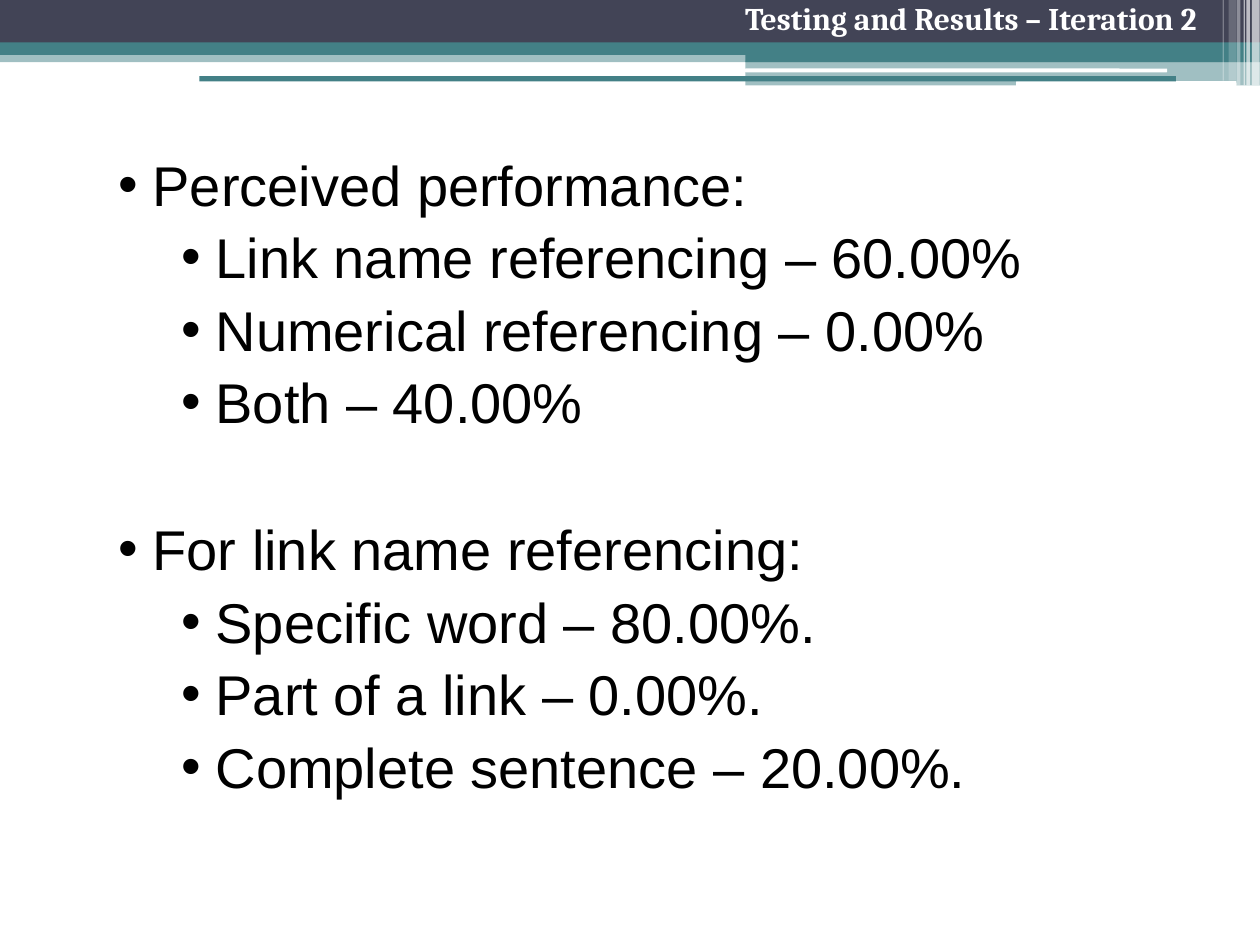
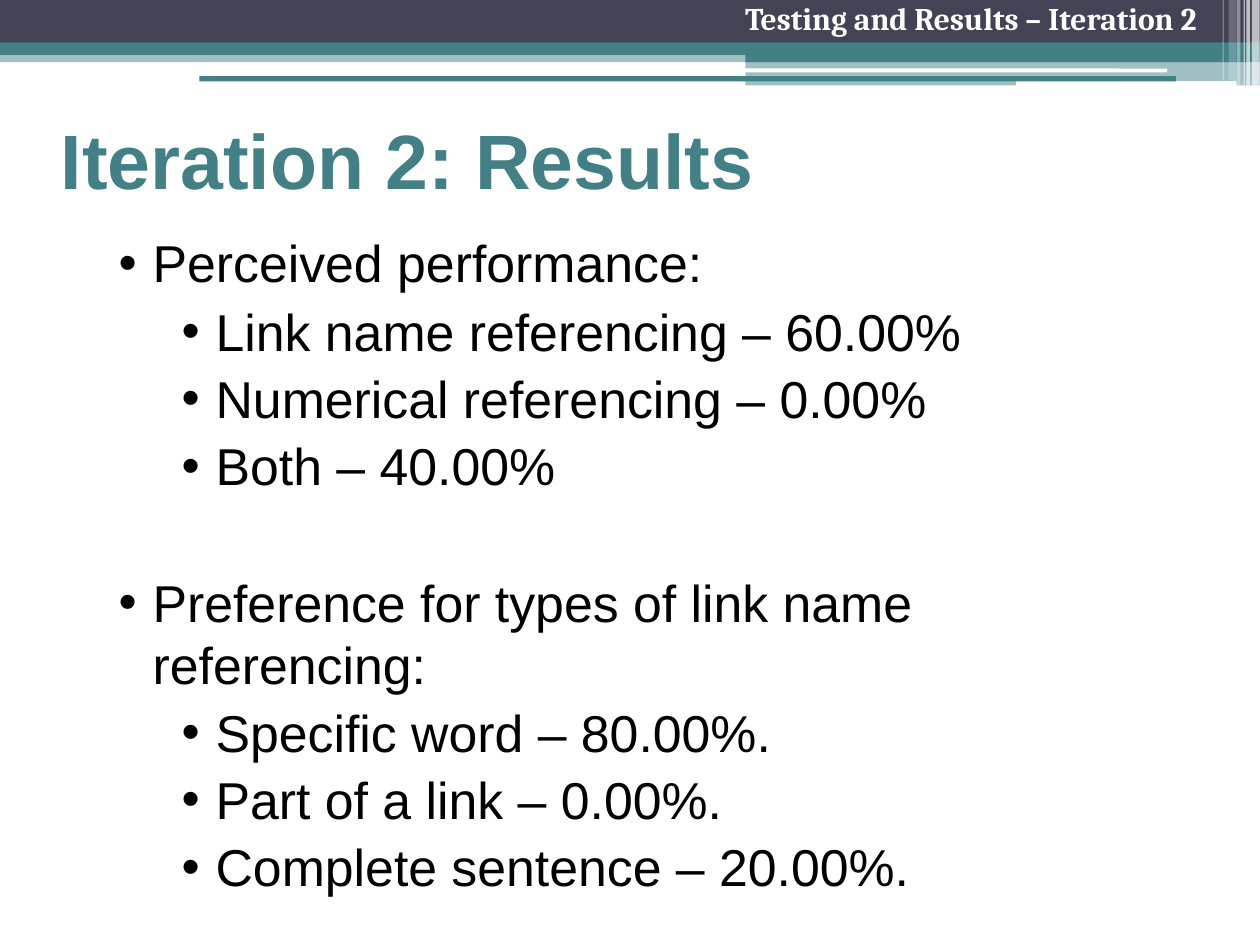
Before and after one commit to freecole/Lab-project, a slide deck: slide 19 of Presentation/Final Presentation.pptx (slide 13 before the commit). Drawn at 1260x945 pixels with LibreOffice and Linux fonts; fonts in the diff are those of the drawing. Boxes give left, top, right and bottom in pixels: in the first picture for what was removed or moved away, otherwise in the second. Text is boxed around its words. In the diff, an @@ line names an element or a change of style, - is before the commit and + after.

```diff
--- a/Presentation/Final Presentation.pptx
+++ b/Presentation/Final Presentation.pptx
@@ title added at (61,133,753,190), 44 pt, text #438086, bold @@
+Iteration 2: Results
@@ text "Perceived performance:": place and size @@
-text "Perceived performance:" at (153,165,1022,798)
+text "Perceived performance:" at (153,244,961,897)
@@ text at (153,244,961,897): size 32 to 29.6 pt in "Perceived performance:", "Link name referencing – 60.00%", "Numerical referencing – 0.00%", "Both – 40.00%" and 3 more places; line spacing 1 to 0.9 @@
@@ text at (153,584,913,695): text changed; size 32 to 29.6 pt @@
-  • For link name referencing:
+  • Preference for types of link name referencing:
```
Also in this commit, not shown: 13 other slides changed, 11 slides added, 4 slides removed.
